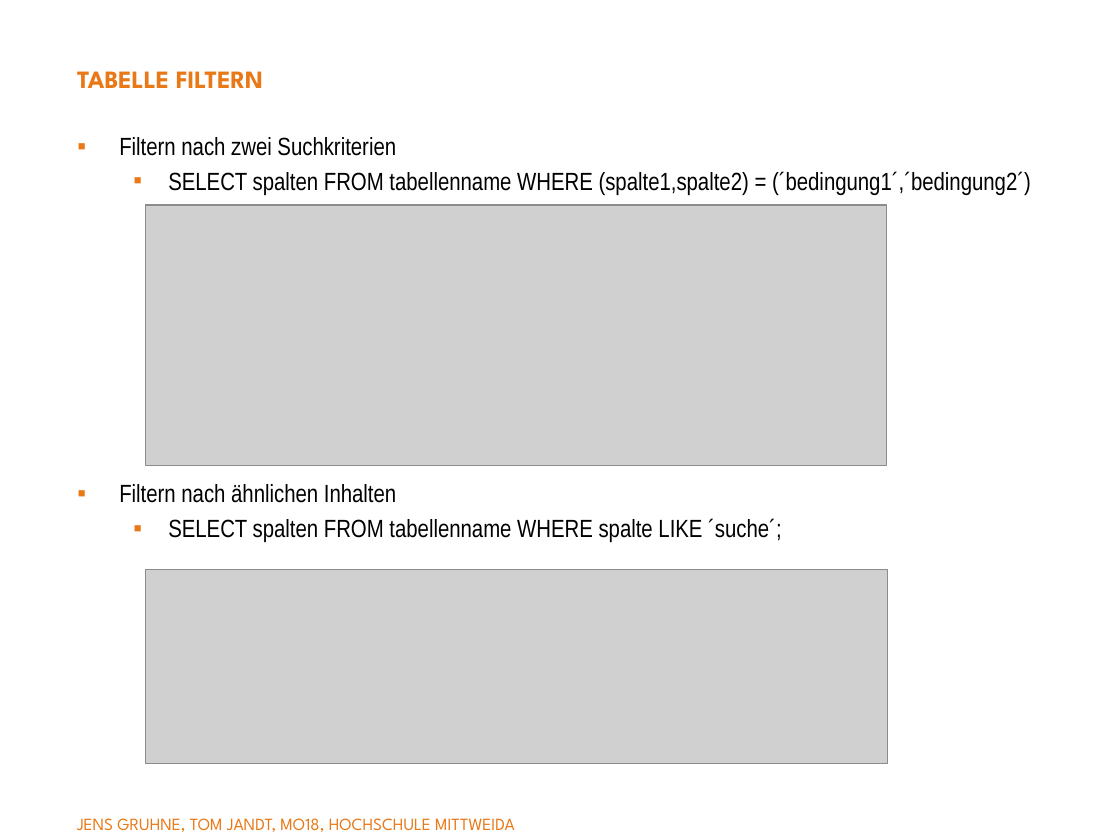
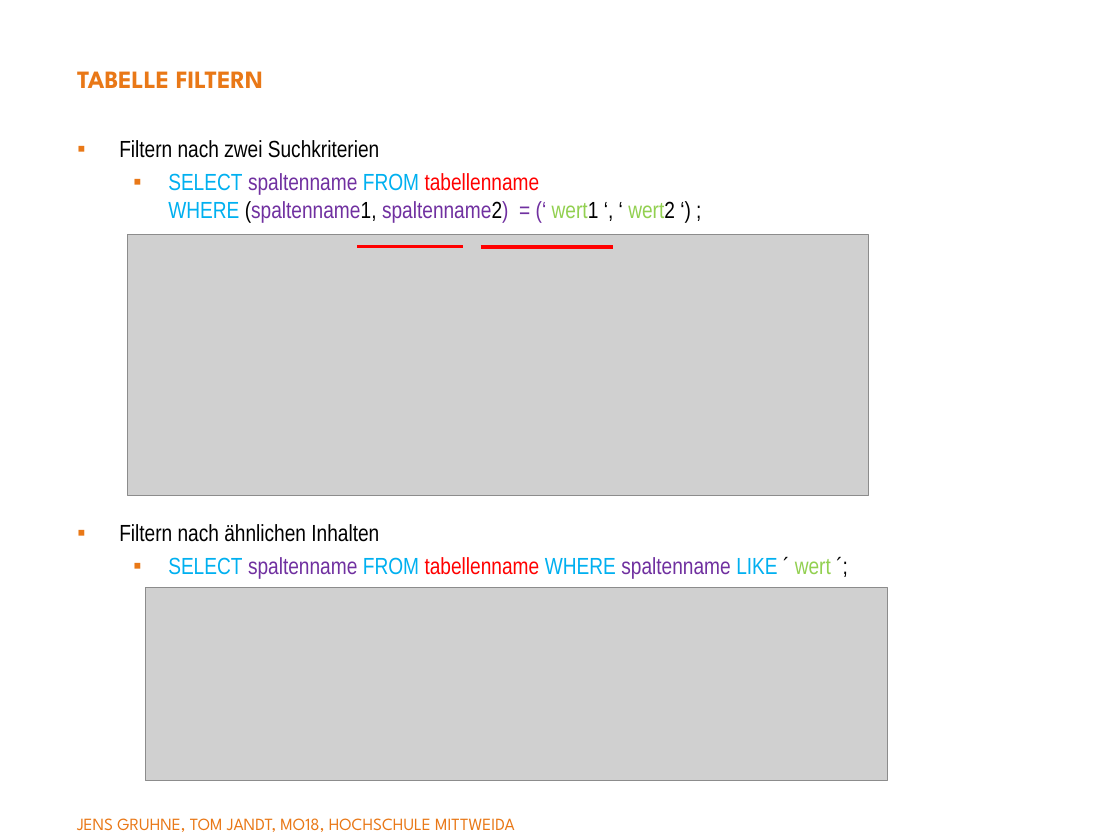
Before and after one commit to yyangg00/Semantik-Vortrag, a slide deck: slide 14 of semantik.pptx (slide 11 before the commit). Drawn at 1120x840 pixels with LibreOffice and Linux fonts; fonts in the diff are those of the drawing; grey boxes stand for pictures; background and template pictures are left out. Boxes give left, top, right and bottom in pixels: in the first picture for what was removed or moved away, otherwise in the second. Text is boxed around its words. In the diff, an @@ line names an element or a change of style, - is before the commit and + after.

```diff
--- a/semantik.pptx
+++ b/semantik.pptx
@@ text at (119,140,379,158): size 16 to 15 pt in "Filtern nach zwei Suchkriterien" @@
@@ text at (168,173,675,223): text changed; size 16 to 15 pt; text colour #000000 to #7030A0 @@
-  ▪ SELECT spalten FROM tabellenname WHERE (spalte1,spalte2) = (´bedingung1´,´bedingung2´)
+  ▪ SELECT spaltenname FROM tabellenname
+    WHERE (spaltenname1, spaltenname2) = (‘ wert1 ‘, ‘ wert2 ‘) ;
@@ picture: place and size @@
-picture at (146,205,886,466)
+picture at (128,235,868,496)
@@ line added from (357, 246) to (463, 246), #FF0000 2.25 pt @@
@@ line added from (480, 246) to (613, 246), #FF0000 2.25 pt @@
@@ text "Filtern nach ähnlichen Inhalten": place and size @@
-text "Filtern nach ähnlichen Inhalten" at (119,484,781,542)
+text "Filtern nach ähnlichen Inhalten" at (119,524,831,579)
@@ text at (119,524,379,542): size 16 to 15 pt in "Filtern nach ähnlichen Inhalten" @@
@@ text at (168,557,831,579): text changed; size 16 to 15 pt; text colour #000000 to #7030A0 @@
-  ▪ SELECT spalten FROM tabellenname WHERE spalte LIKE ´suche´;
+  ▪ SELECT spaltenname FROM tabellenname WHERE spaltenname LIKE ´ wert ´;
@@ picture: place and size @@
-picture at (146,570,887,764)
+picture at (146,588,887,782)
```
Also in this commit, not shown: 17 other slides changed.
